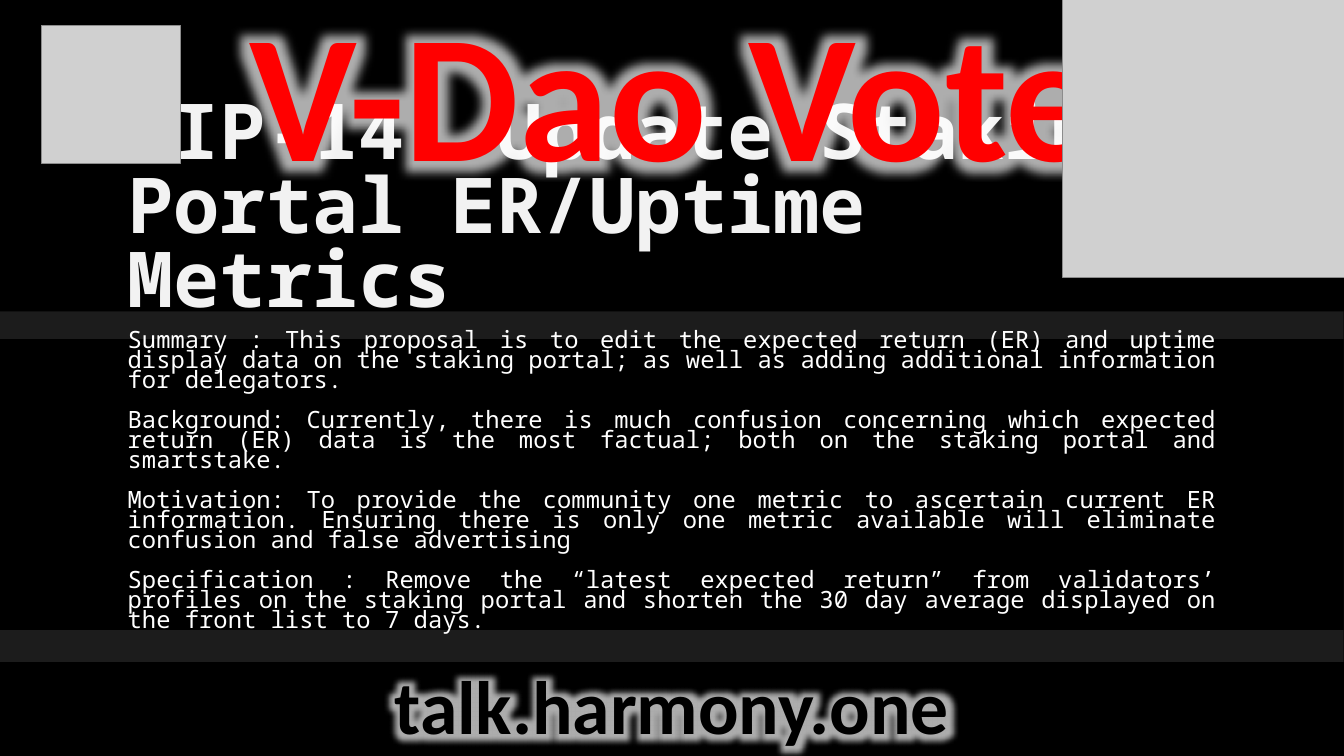
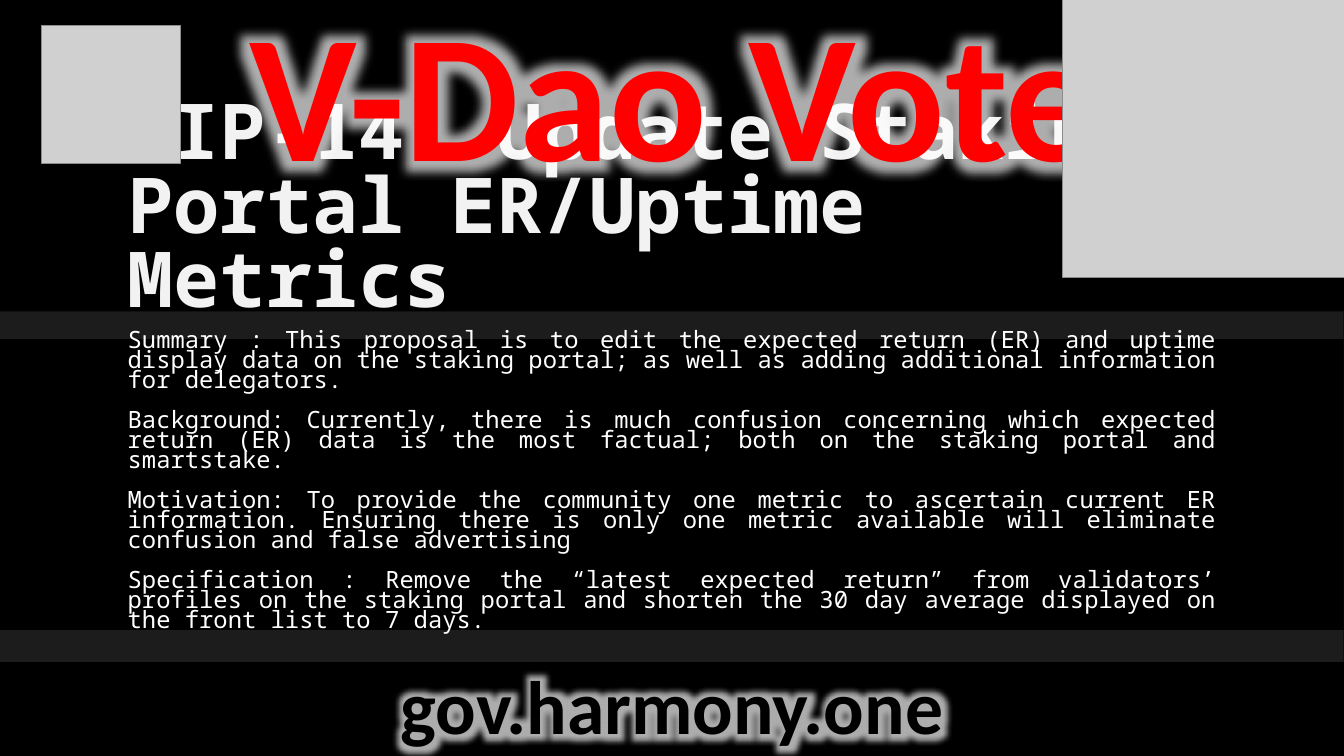
Before and after one commit to harmony-one-vdao/dao_twitter, a slide deck: slide 1 of tweet_data/media/HIP/HIP14.pptx. Drawn at 1344x756 pixels with LibreOffice and Linux fonts; fonts in the diff are those of the drawing; grey boxes stand for pictures; background and template pictures are left out. Boxes give left, top, right and bottom in pixels: in the first picture for what was removed or moved away, otherwise in the second. Text is boxed around its words. In the diff, an @@ line names an element or a change of style, - is before the commit and + after.

```diff
--- a/tweet_data/media/HIP/HIP14.pptx
+++ b/tweet_data/media/HIP/HIP14.pptx
@@ text at box(401, 674, 944, 752): text changed @@
-talk.harmony.one
+gov.harmony.one
```
Also in this commit, not shown: 1 other file.
